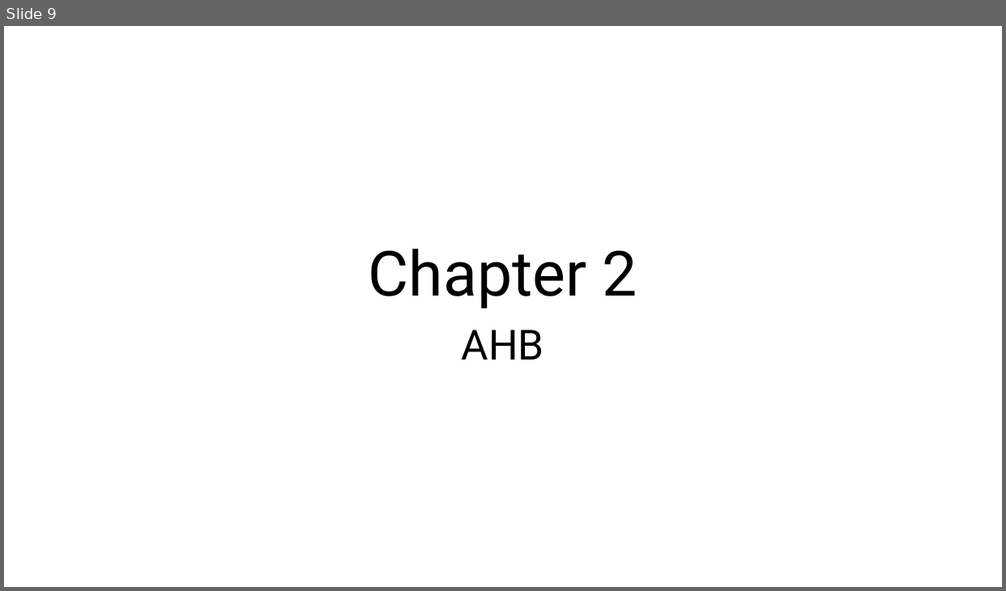
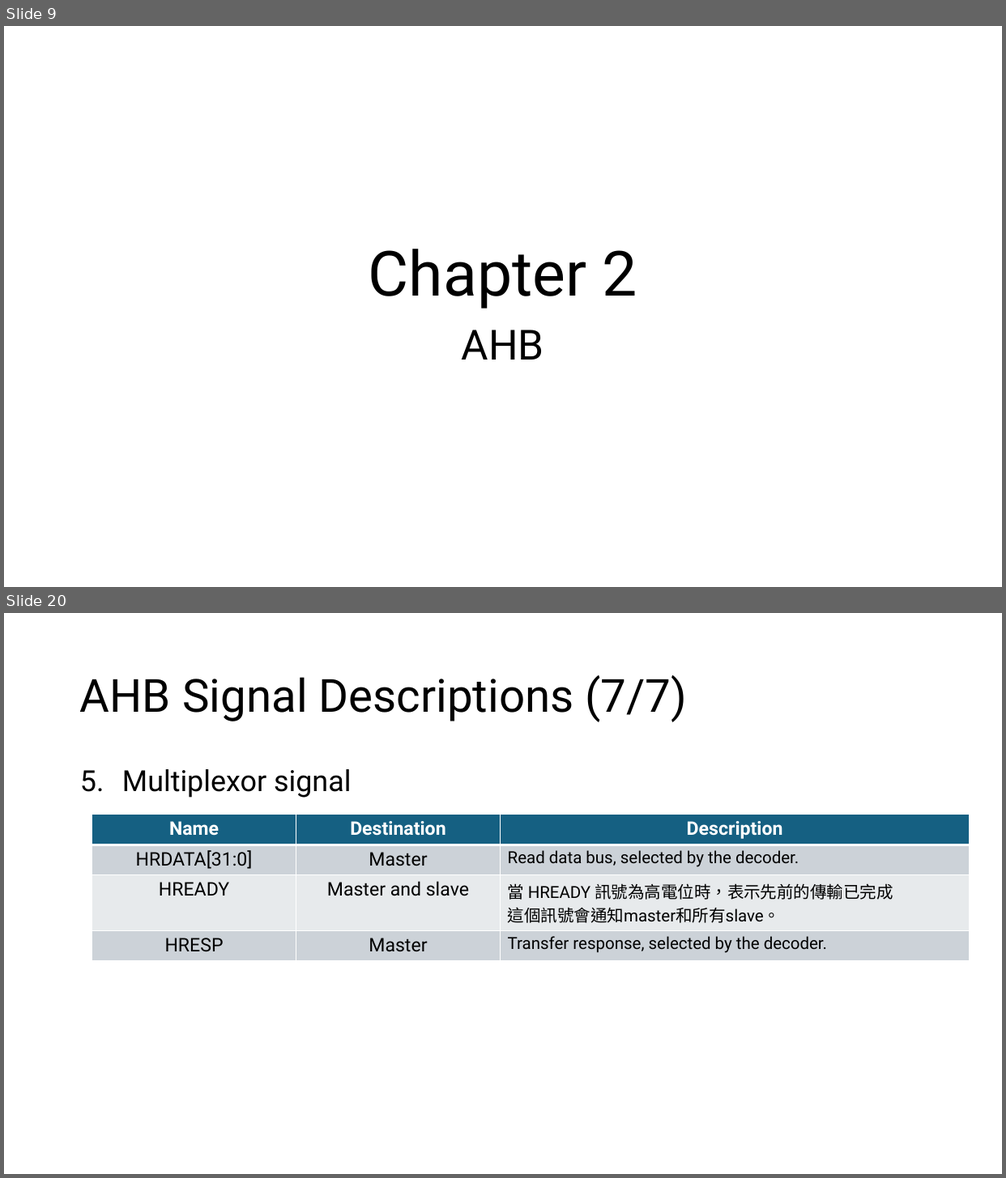
Before and after one commit to s9001055/DV_learning, a slide deck: AMBA/AMBA_learning.pptx. Shown one above the other, each under a label of ours: slide 9 before the commit, slides 9 and 20 after it; the slides between them are not shown. The pictures are 1006x591 and 1006x1178 pixels, drawn with LibreOffice and Linux fonts; fonts in the diff are those of the drawing. Boxes give left, top, right and bottom in pixels: in the first picture for what was removed or moved away, otherwise in the second. Text is boxed around its words. In the diff, an @@ line names an element or a change of style, - is before the commit and + after.

Commit message:
Modify: AMBA/AMBA_learning.pptx 1. Add chapter 2 AHB Signal Descriptions

```diff
--- a/AMBA/AMBA_learning.pptx
+++ b/AMBA/AMBA_learning.pptx
@@ slide 20 added at box(4, 613, 1002, 1174), background #FFFFFF @@
@@ title added at box(80, 675, 688, 722), 44 pt, text #000000 @@
+AHB Signal Descriptions (7/7)
@@ text added at box(122, 769, 351, 798), 28 pt, text #000000 @@
+5. Multiplexor signal
@@ table added at box(92, 815, 970, 956), 4 rows, 3 columns @@
+Name | Destination | Description
+HRDATA[31:0] | Master | Read data bus, selected by the decoder.
+HREADY | Master and slave | 當 HREADY 訊號為高電位時，表示先前的傳輸已完成 / 這個訊號會通知master和所有slave。
+HRESP | Master | Transfer response, selected by the decoder.
```
Also in this commit, not shown: 5 slides changed, 5 other slides added, 1 other file.
